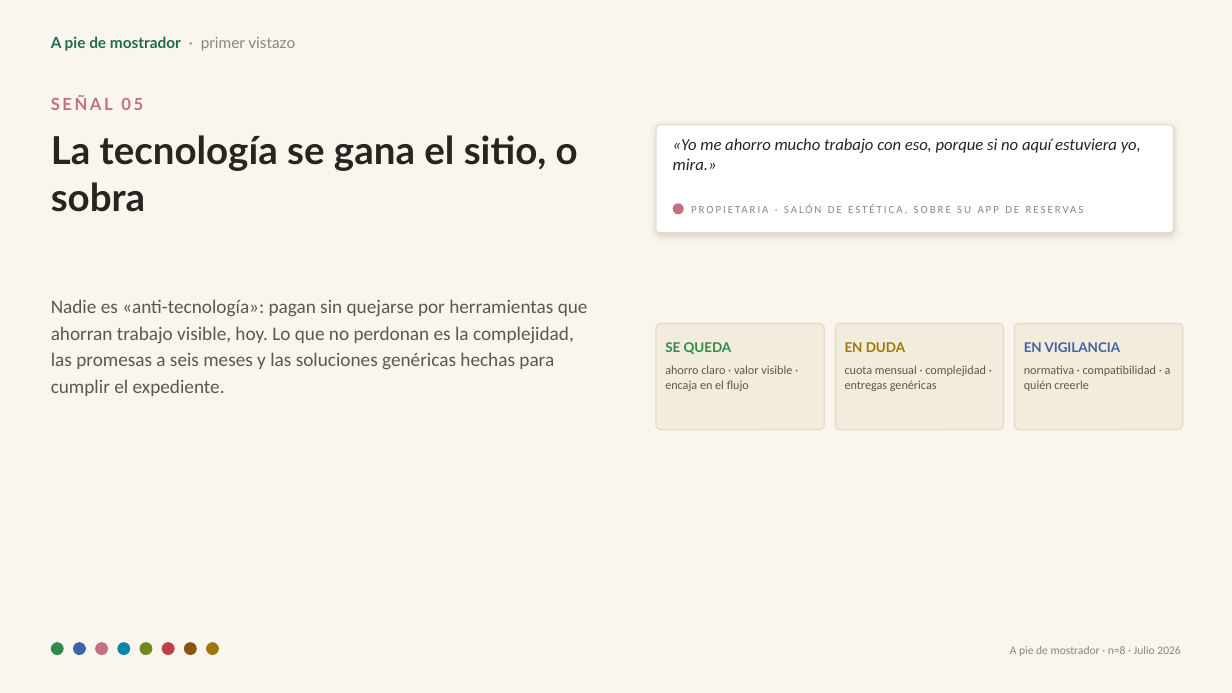
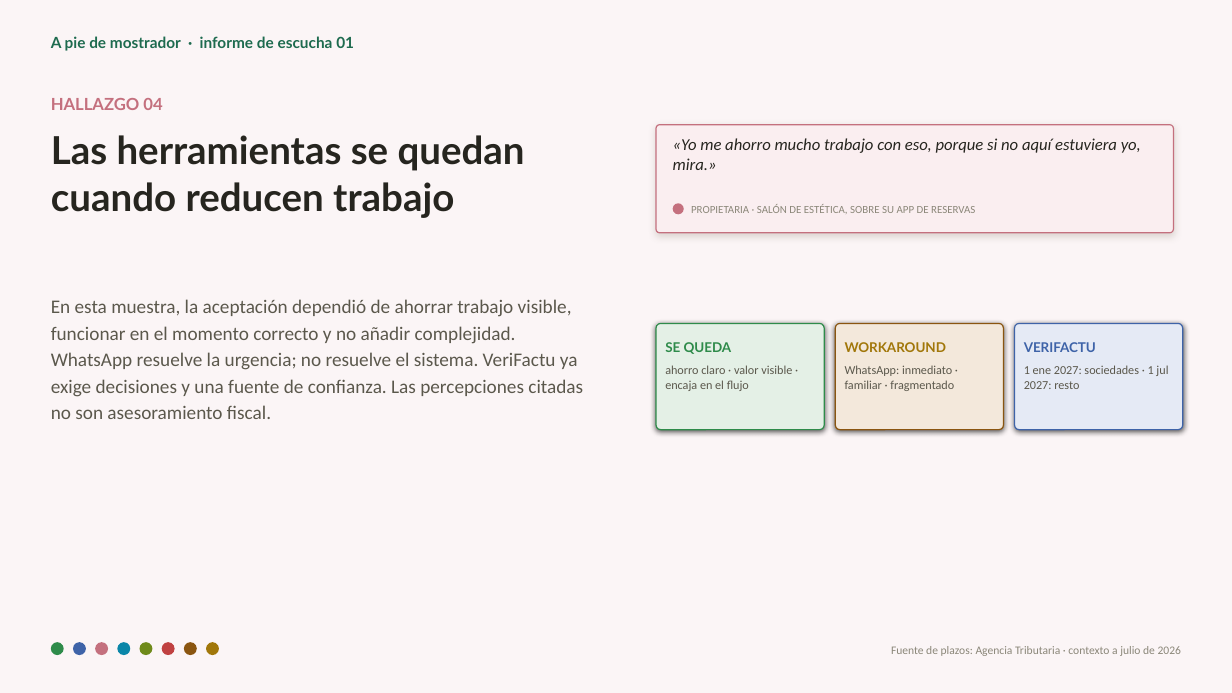
Before and after one commit to chpmoreno/apiedemostrador, a slide deck: slide 7 of apiedemostrador-deck.pptx (slide 8 before the commit). Drawn at 1232x693 pixels with LibreOffice and Linux fonts; fonts in the diff are those of the drawing. Boxes give left, top, right and bottom in pixels: in the first picture for what was removed or moved away, otherwise in the second. Text is boxed around its words. In the diff, an @@ line names an element or a change of style, - is before the commit and + after.

```diff
--- a/apiedemostrador-deck.pptx
+++ b/apiedemostrador-deck.pptx
@@ background #FAF6EE to #FBF5F6 @@
@@ text at bbox=[51, 36, 354, 51]: text changed @@
-A pie de mostrador · primer vistazo
+A pie de mostrador · informe de escucha 01
@@ text at bbox=[51, 98, 162, 110]: text changed @@
-SEÑAL 05
+HALLAZGO 04
@@ text at bbox=[51, 135, 525, 218]: text changed @@
-La tecnología se gana el sitio, o sobra
+Las herramientas se quedan cuando reducen trabajo
@@ rounded rectangle at bbox=[656, 125, 1174, 233]: fill #FFFFFF to #FAEEF0; outline #E3DCC9 1 pt to #C4707E 0.94 pt @@
@@ text "PROPIETARIA · SALÓN DE ESTÉTICA, ..." at bbox=[691, 204, 975, 214]: letter spacing 1.5 to 0 pt @@
@@ text at bbox=[51, 299, 583, 419]: text changed @@
-Nadie es «anti-tecnología»: pagan sin quejarse por herramientas que ahorran trabajo visible, hoy. Lo que no perdonan es la complejidad, las promesas a seis meses y las soluciones genéricas hechas para cumplir el expediente.
+En esta muestra, la aceptación dependió de ahorrar trabajo visible, funcionar en el momento correcto y no añadir complejidad. WhatsApp resuelve la urgencia; no resuelve el sistema. VeriFactu ya exige decisiones y una fuente de confianza. Las percepciones citadas no son asesoramiento fiscal.
@@ rounded rectangle at bbox=[656, 323, 824, 430]: fill #F2ECDD to #E4F0E6; outline #E3DCC9 1 pt to #2E8B4A 0.94 pt @@
@@ rounded rectangle at bbox=[836, 323, 1004, 430]: fill #F2ECDD to #F3E8DB; outline #E3DCC9 1 pt to #8A5510 0.94 pt @@
@@ rounded rectangle at bbox=[1015, 323, 1183, 430]: fill #F2ECDD to #E5EAF5; outline #E3DCC9 1 pt to #3E63A8 0.94 pt @@
@@ text at bbox=[845, 342, 946, 352]: text changed @@
-EN DUDA
+WORKAROUND
@@ text at bbox=[1024, 342, 1096, 352]: text changed @@
-EN VIGILANCIA
+VERIFACTU
@@ text at bbox=[845, 365, 954, 391]: text changed @@
-cuota mensual · complejidad · entregas genéricas
+WhatsApp: inmediato · familiar · fragmentado
@@ text at bbox=[1024, 365, 1168, 389]: text changed @@
-normativa · compatibilidad · a quién creerle
+1 ene 2027: sociedades · 1 jul 2027: resto
@@ text at bbox=[891, 646, 1181, 656]: text changed @@
-A pie de mostrador · n=8 · Julio 2026
+Fuente de plazos: Agencia Tributaria · contexto a julio de 2026
```
Also in this commit, not shown: 4 other slides changed, 3 slides added, 5 slides removed, 8 other files.
